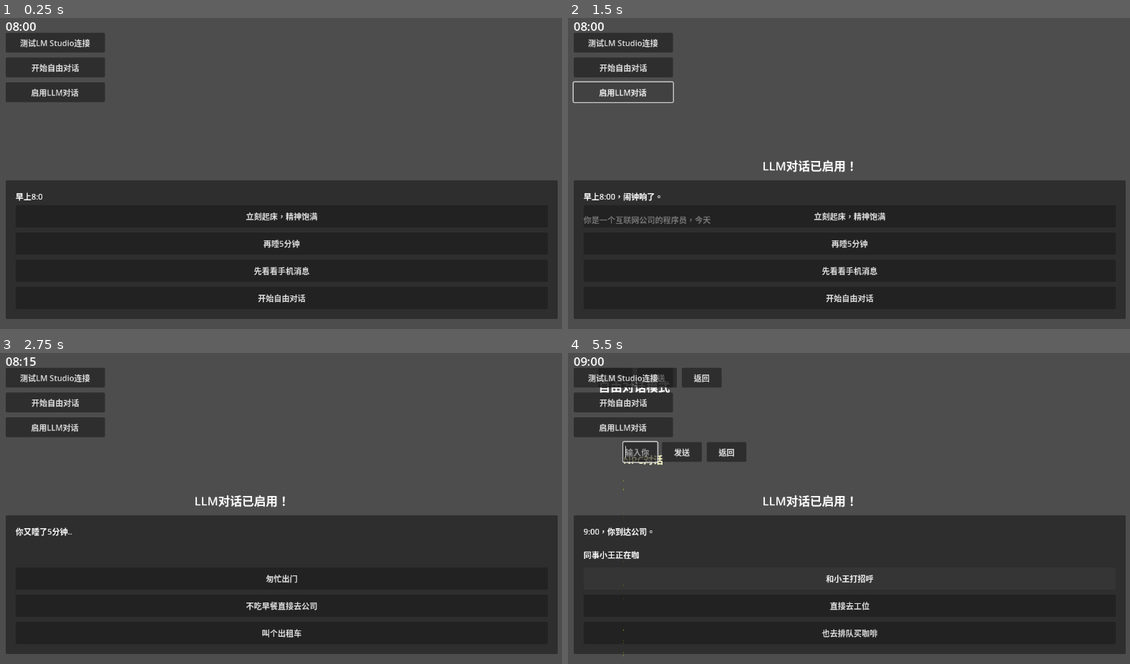
Above: before the commit, frames 1-4 (two rows, left to right).
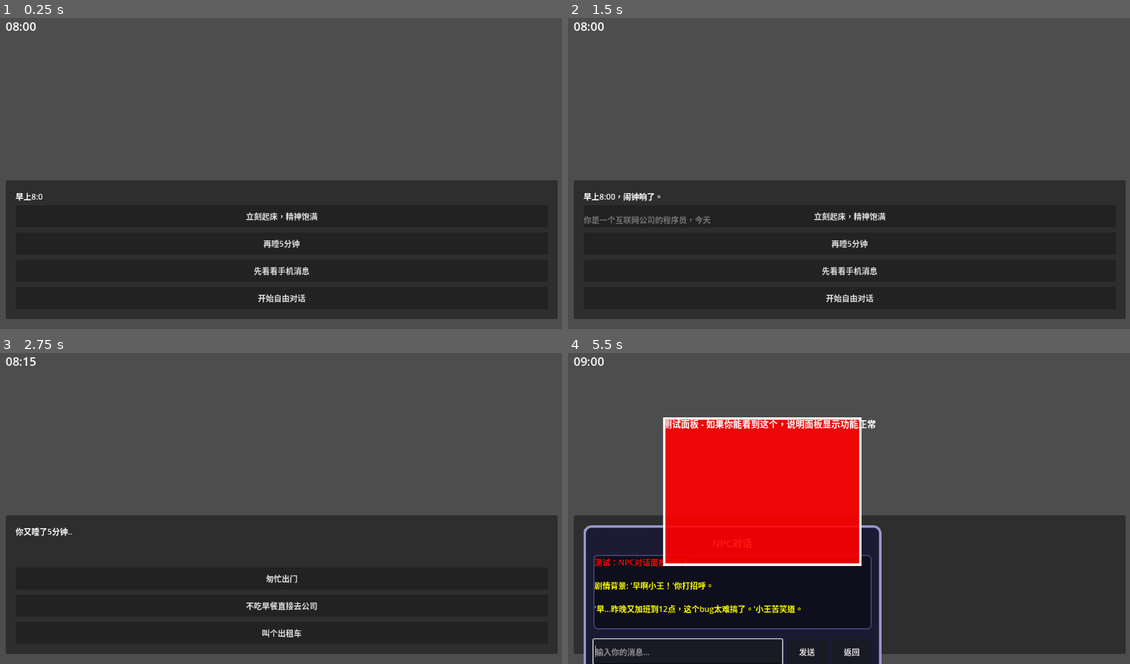
Above: after the commit, the same moments.

Repository: Garena544/godot_game_test
Game: Godot game, scene res://scenes/Main.tscn
Two runs of this game, one before a commit and one after it. Both use one fixed random seed, a clock stepped at 60 frames per second and the inputs below.
Inputs (mouse positions are in pixels of both pictures, inside the frame that each line leads up to):
- Up to frame 1 (0.25 s): no input
- Up to frame 2 (1.5 s): click (624, 42) at 0.5 s, where only the run before the commit has a clickable "测试LM Studio连接"; click (624, 92) at 1.25 s, where only the run before the commit has a clickable "启用LLM对话"
- Up to frame 3 (2.75 s): click "再睡5分钟" at 2 s
- Up to frame 4 (5.5 s): click (624, 402) at 2.75 s, where only the run before the commit has a clickable "开始自由对话"; click (624, 402) at 3.5 s, where only the run before the commit has a clickable "开始自由对话"; click "匆忙出门" at 4.25 s; click "和小王打招呼" at 5 s

The runs differ from the first frame. In frame 1, 3.2% of the frame differs, in the area x 1-19%, y 4-27%; in frame 2, 2.7%; in frame 3, 3.5%; in frame 4, 31%, in the area x 1-56%, y 4-100%.
Error before the commit: Invalid call. Nonexistent function 'tween_delay' in base 'Tween'. (res://scripts/UIManager.gd:715)

Commit message:
修复NPC对话显示问题：1. 删除测试按钮 2. 修复面板尺寸问题 3. 将NPC对话嵌入到主对话面板 4. 修复输入框遮挡问题 5. 优化对话流程

Diff:
--- a/scripts/DialogueManager.gd
+++ b/scripts/DialogueManager.gd
@@ -436,6 +436,7 @@
 				# 显示AI回复
 				var ui_manager = get_node("../UIManager")
 				print("调用UI管理器显示AI回复...")
+				print("UI管理器节点存在: ", ui_manager != null)
 				ui_manager.show_npc_ai_response(ai_message)
 
 				print("AI回复处理完成")
--- a/scripts/Main.gd
+++ b/scripts/Main.gd
@@ -21,14 +21,6 @@
 	# 强制显示对话
 	call_deferred("force_show_dialogue")
 
-	# 添加测试按钮到UI管理器
-	call_deferred("add_test_buttons")
-
-func add_test_buttons():
-	"""添加测试按钮到UI管理器"""
-	var ui_manager = get_node("UIManager")
-	ui_manager.add_test_buttons()
-
 func force_show_dialogue():
 	"""强制显示对话界面"""
 	print("强制显示对话界面")
--- a/scripts/UIManager.gd
+++ b/scripts/UIManager.gd
@@ -54,57 +54,6 @@
 	hide_inventory()
 
 	print("UIManager 初始化完成")
-
-func add_test_buttons():
-	"""添加测试按钮"""
-	print("添加测试按钮到UI管理器")
-
-	# 创建测试LM Studio按钮
-	var test_button = Button.new()
-	test_button.text = "测试LM Studio连接"
-	test_button.position = Vector2(20, 50)  # 降低位置
-	test_button.custom_minimum_size = Vector2(200, 40)
-	test_button.add_theme_font_size_override("font_size", 16)
-	test_button.connect("pressed", _on_test_lm_studio)
-	add_child(test_button)
-
-	# 创建自由对话按钮
-	var free_dialogue_button = Button.new()
-	free_dialogue_button.text = "开始自由对话"
-	free_dialogue_button.position = Vector2(20, 100)  # 降低位置
-	free_dialogue_button.custom_minimum_size = Vector2(200, 40)
-	free_dialogue_button.add_theme_font_size_override("font_size", 16)
-	free_dialogue_button.connect("pressed", _on_start_free_dialogue)
-	add_child(free_dialogue_button)
-
-	# 创建启用LLM对话按钮
-	var llm_dialogue_button = Button.new()
-	llm_dialogue_button.text = "启用LLM对话"
-	llm_dialogue_button.position = Vector2(20, 150)  # 降低位置
-	llm_dialogue_button.custom_minimum_size = Vector2(200, 40)
-	llm_dialogue_button.add_theme_font_size_override("font_size", 16)
-	llm_dialogue_button.connect("pressed", _on_enable_llm_dialogue)
-	add_child(llm_dialogue_button)
-
-	print("测试按钮已添加到UI管理器")
-
-func _on_test_lm_studio():
-	"""测试LM Studio连接"""
-	print("开始测试LM Studio连接...")
-	var test_script = load("res://scripts/LMStudioTest.gd").new()
-	get_parent().add_child(test_script)
-
-func _on_start_free_dialogue():
-	"""开始自由对话"""
-	print("开始自由对话...")
-	var dialogue_manager = get_parent().get_node("DialogueManager")
-	dialogue_manager.start_free_dialogue()
-
-func _on_enable_llm_dialogue():
-	"""启用LLM对话"""
-	print("启用LLM对话...")
-	var dialogue_manager = get_parent().get_node("DialogueManager")
-	dialogue_manager.enable_llm_dialogue()
 
 func create_free_dialogue_ui():
 	"""创建自由对话UI"""
@@ -201,58 +150,79 @@
 	"""创建独立NPC对话框"""
 	print("创建独立NPC对话框")
 
-	# 创建NPC对话面板
+	# 创建NPC对话面板 - 作为主对话面板的子组件
 	npc_dialogue_panel = Panel.new()
-	npc_dialogue_panel.anchors_preset = Control.PRESET_FULL_RECT
-	npc_dialogue_panel.offset_left = 100
-	npc_dialogue_panel.offset_top = 200  # 增加顶部偏移，避免与测试按钮重叠
-	npc_dialogue_panel.offset_right = -100
-	npc_dialogue_panel.offset_bottom = -100
+	# 使用相对于主对话面板的位置，确保不遮挡输入框
+	npc_dialogue_panel.position = Vector2(20, 20)
+	npc_dialogue_panel.custom_minimum_size = Vector2(600, 300)  # 减小高度，避免遮挡
 	npc_dialogue_panel.visible = false
-
-	# 设置面板样式
+	npc_dialogue_panel.z_index = 10  # 比主对话面板高，但比测试面板低
+
+	print("NPC对话面板基础属性设置完成")
+	print("面板位置: ", npc_dialogue_panel.position)
+	print("面板尺寸: ", npc_dialogue_panel.size)
+	print("面板最小尺寸: ", npc_dialogue_panel.custom_minimum_size)
+	print("面板层级: ", npc_dialogue_panel.z_index)
+
+	# 设置面板样式 - 使用更明显的背景色
 	var style_box = StyleBoxFlat.new()
-	style_box.bg_color = Color(0.05, 0.05, 0.1, 0.95)
-	style_box.border_width_left = 3
-	style_box.border_width_right = 3
-	style_box.border_width_top = 3
-	style_box.border_width_bottom = 3
-	style_box.border_color = Color(0.4, 0.4, 0.6)
+	style_box.bg_color = Color(0.1, 0.1, 0.2, 0.98)  # 更明显的背景色
+	style_box.border_width_left = 5
+	style_box.border_width_right = 5
+	style_box.border_width_top = 5
+	style_box.border_width_bottom = 5
+	style_box.border_color = Color(0.6, 0.6, 0.8)  # 更明显的边框色
 	style_box.corner_radius_top_left = 15
 	style_box.corner_radius_top_right = 15
 	style_box.corner_radius_bottom_left = 15
 	style_box.corner_radius_bottom_right = 15
 	npc_dialogue_panel.add_theme_stylebox_override("panel", style_box)
 
+	print("NPC对话面板创建完成，背景色: ", style_box.bg_color)
+
 	# 创建标题
 	var title_label = Label.new()
 	title_label.text = "NPC对话"
-	title_label.anchors_preset = Control.PRESET_TOP_WIDE
-	title_label.offset_left = 20
-	title_label.offset_top = 20
-	title_label.offset_right = -20
+	title_label.position = Vector2(20, 20)
+	title_label.size = Vector2(560, 30)
 	title_label.add_theme_font_size_override("font_size", 20)
 	title_label.horizontal_alignment = HORIZONTAL_ALIGNMENT_CENTER
 	title_label.modulate = Color(1.0, 1.0, 0.8)
 
-	# 创建对话文本区域
+	print("标题标签创建完成")
+
+	# 创建对话文本区域 - 减小高度
 	npc_dialogue_text = RichTextLabel.new()
-	npc_dialogue_text.anchors_preset = Control.PRESET_FULL_RECT
-	npc_dialogue_text.offset_left = 20
-	npc_dialogue_text.offset_top = 60
-	npc_dialogue_text.offset_right = -20
-	npc_dialogue_text.offset_bottom = -120
+	npc_dialogue_text.position = Vector2(20, 60)
+	npc_dialogue_text.size = Vector2(560, 150)  # 减小高度
 	npc_dialogue_text.bbcode_enabled = true
 	npc_dialogue_text.add_theme_font_size_override("font_size", 16)
 	npc_dialogue_text.fit_content = true
 	npc_dialogue_text.scroll_following = true
-
-	# 创建输入区域
+	npc_dialogue_text.scroll_active = true
+
+	# 设置文本区域的背景色
+	var text_style = StyleBoxFlat.new()
+	text_style.bg_color = Color(0.05, 0.05, 0.1, 0.9)
+	text_style.border_width_left = 2
+	text_style.border_width_right = 2
+	text_style.border_width_top = 2
+	text_style.border_width_bottom = 2
+	text_style.border_color = Color(0.3, 0.3, 0.5)
+	text_style.corner_radius_top_left = 8
+	text_style.corner_radius_top_right = 8
+	text_style.corner_radius_bottom_left = 8
+	text_style.corner_radius_bottom_right = 8
+	npc_dialogue_text.add_theme_stylebox_override("normal", text_style)
+
+	print("NPC对话文本区域创建完成")
+	print("文本区域位置: ", npc_dialogue_text.position)
+	print("文本区域尺寸: ", npc_dialogue_text.size)
+
+	# 创建输入区域 - 调整位置
 	npc_input_container = HBoxContainer.new()
-	npc_input_container.anchors_preset = Control.PRESET_BOTTOM_WIDE
-	npc_input_container.offset_left = 20
-	npc_input_container.offset_bottom = -20
-	npc_input_container.offset_right = -20
+	npc_input_container.position = Vector2(20, 230)  # 调整位置
+	npc_input_container.size = Vector2(560, 50)
 	npc_input_container.add_theme_constant_override("separation", 10)
 
 	# 创建输入框
@@ -281,13 +251,20 @@
 	npc_input_container.add_child(npc_send_button)
 	npc_input_container.add_child(npc_back_button)
 
+	print("输入区域创建完成")
+
 	# 添加所有组件到面板
 	npc_dialogue_panel.add_child(title_label)
+	print("标题标签已添加到面板")
 	npc_dialogue_panel.add_child(npc_dialogue_text)
+	print("文本区域已添加到面板")
 	npc_dialogue_panel.add_child(npc_input_container)
-
-	# 添加到场景
-	add_child(npc_dialogue_panel)
+	print("输入区域已添加到面板")
+
+	# 添加到主对话面板，而不是直接添加到场景
+	dialogue_panel.add_child(npc_dialogue_panel)
+	print("NPC对话面板已添加到主对话面板")
+	print("面板子节点数量: ", npc_dialogue_panel.get_child_count())
 
 	print("独立NPC对话框创建完成")
 
@@ -310,39 +287,112 @@
 	"""显示NPC对话界面"""
 	print("显示NPC对话界面，上下文：", context)
 
+	# 检查NPC对话文本对象是否存在
+	if npc_dialogue_text == null:
+		print("错误：npc_dialogue_text对象为空，重新创建NPC对话UI")
+		create_npc_dialogue_ui()
+
+	# 不隐藏主对话界面，而是嵌入到其中
+	# hide_dialogue()  # 注释掉这行
+
+	# 隐藏主对话面板的选择按钮，避免遮挡输入框
+	if choice_container != null:
+		choice_container.hide()
+		print("隐藏主对话选择按钮")
+
+	# 创建测试面板
+	var test_panel = create_test_panel()
+
 	# 清空对话文本
-	npc_dialogue_text.text = ""
-
-	# 添加剧情背景
-	add_npc_context_message(context)
-
-	# 显示NPC对话面板
-	npc_dialogue_panel.show()
-	npc_message_input.grab_focus()
-
-	print("NPC对话界面已显示")
+	if npc_dialogue_text != null:
+		npc_dialogue_text.text = ""
+		print("清空NPC对话文本成功")
+
+		# 添加测试文本，确保面板可见
+		npc_dialogue_text.text = "[color=red]测试：NPC对话面板已显示[/color]\n\n"
+		print("添加测试文本到NPC对话面板")
+
+		# 添加剧情背景
+		add_npc_context_message(context)
+
+		# 显示NPC对话面板
+		npc_dialogue_panel.show()
+		print("NPC对话面板显示状态: ", npc_dialogue_panel.visible)
+		print("NPC对话面板位置: ", npc_dialogue_panel.position)
+		print("NPC对话面板尺寸: ", npc_dialogue_panel.size)
+		print("NPC对话面板层级: ", npc_dialogue_panel.z_index)
+		print("NPC对话文本内容: ", npc_dialogue_text.text)
+		print("NPC对话面板子节点数量: ", npc_dialogue_panel.get_child_count())
+
+		# 检查所有子节点的可见性
+		for i in range(npc_dialogue_panel.get_child_count()):
+			var child = npc_dialogue_panel.get_child(i)
+			print("子节点 ", i, " 类型: ", child.get_class(), " 可见性: ", child.visible)
+
+		npc_message_input.grab_focus()
+
+		# 确保面板在最前面 - 使用move_to_front()而不是raise()
+		npc_dialogue_panel.move_to_front()
+
+		# 强制更新面板
+		npc_dialogue_panel.queue_redraw()
+
+		print("NPC对话界面已显示")
+
+		# 3秒后移除测试面板
+		await get_tree().create_timer(3.0).timeout
+		test_panel.queue_free()
+		print("测试面板已移除")
+	else:
+		print("错误：无法创建NPC对话文本对象")
 
 func add_npc_context_message(context: String):
 	"""添加NPC对话的剧情背景"""
-	var context_text = "[color=yellow]剧情背景: " + context + "[/color]\n\n"
-	npc_dialogue_text.text += context_text
+	if npc_dialogue_text != null:
+		var context_text = "[color=yellow]剧情背景: " + context + "[/color]\n\n"
+		npc_dialogue_text.text += context_text
+	else:
+		print("错误：npc_dialogue_text为空，无法添加剧情背景")
 
 func add_npc_user_message(message: String):
 	"""添加用户消息到NPC对话"""
-	var user_text = "[color=cyan]你: " + message + "[/color]\n\n"
-	npc_dialogue_text.text += user_text
-	print("添加用户消息到NPC对话: ", message)
+	if npc_dialogue_text != null:
+		var user_text = "[color=cyan]你: " + message + "[/color]\n\n"
+		npc_dialogue_text.text += user_text
+		print("添加用户消息到NPC对话: ", message)
+	else:
+		print("错误：npc_dialogue_text为空，无法添加用户消息")
 
 func add_npc_ai_message(message: String):
 	"""添加AI回复到NPC对话"""
-	var ai_text = "[color=orange]NPC: " + message + "[/color]\n\n"
-	npc_dialogue_text.text += ai_text
-	print("添加AI回复到NPC对话: ", message)
+	if npc_dialogue_text != null:
+		var ai_text = "[color=orange]NPC: " + message + "[/color]\n\n"
+		npc_dialogue_text.text += ai_text
+		print("添加AI回复到NPC对话: ", message)
+
+		# 确保文本区域滚动到底部
+		await get_tree().process_frame
+		npc_dialogue_text.scroll_to_line(npc_dialogue_text.get_line_count() - 1)
+	else:
+		print("错误：npc_dialogue_text为空，无法添加AI回复")
 
 func hide_npc_dialogue():
 	"""隐藏NPC对话界面"""
 	npc_dialogue_panel.hide()
 	print("隐藏NPC对话界面")
+
+	# 重新显示主对话面板的选择按钮
+	if choice_container != null:
+		choice_container.show()
+		print("重新显示主对话选择按钮")
+
+	# 不需要重新显示主对话界面，因为它一直都在
+	# 只需要确保主对话面板是可见的
+	if dialogue_panel != null:
+		dialogue_panel.show()
+		print("主对话面板保持可见")
+	else:
+		print("错误：主对话面板为空")
 
 func hide_free_dialogue():
 	"""隐藏自由对话界面"""
@@ -545,7 +595,28 @@
 func show_npc_ai_response(response: String):
 	"""显示NPC对话的AI回复"""
 	print("显示NPC对话AI回复: ", response)
+
+	if npc_dialogue_panel != null:
+		print("NPC对话面板可见性: ", npc_dialogue_panel.visible)
+	else:
+		print("错误：npc_dialogue_panel为空")
+
+	if npc_dialogue_text != null:
+		print("NPC对话文本内容长度: ", npc_dialogue_text.text.length())
+	else:
+		print("错误：npc_dialogue_text为空")
+
 	add_npc_ai_message(response)
+
+	if npc_dialogue_text != null:
+		print("AI回复添加完成，当前文本长度: ", npc_dialogue_text.text.length())
+	else:
+		print("错误：npc_dialogue_text为空，无法获取文本长度")
+
+	if npc_dialogue_panel != null:
+		print("NPC对话面板仍然可见: ", npc_dialogue_panel.visible)
+	else:
+		print("错误：npc_dialogue_panel为空")
 
 func _on_npc_message_submitted(text: String):
 	"""处理NPC对话消息提交"""
@@ -831,3 +902,41 @@
 	style_box.corner_radius_bottom_left = 10
 	style_box.corner_radius_bottom_right = 10
 	return style_box
+
+func create_test_panel():
+	"""创建测试面板来验证显示功能"""
+	print("创建测试面板...")
+
+	# 创建一个简单的测试面板
+	var test_panel = Panel.new()
+	test_panel.anchors_preset = Control.PRESET_CENTER
+	test_panel.custom_minimum_size = Vector2(400, 300)
+	test_panel.position = Vector2(200, 150)
+	test_panel.z_index = 1000  # 确保在最前面
+
+	# 设置明显的背景色
+	var style_box = StyleBoxFlat.new()
+	style_box.bg_color = Color(1.0, 0.0, 0.0, 0.9)  # 红色背景
+	style_box.border_width_left = 5
+	style_box.border_width_right = 5
+	style_box.border_width_top = 5
+	style_box.border_width_bottom = 5
+	style_box.border_color = Color(1.0, 1.0, 1.0)  # 白色边框
+	test_panel.add_theme_stylebox_override("panel", style_box)
+
+	# 创建测试标签
+	var test_label = Label.new()
+	test_label.text = "测试面板 - 如果你能看到这个，说明面板显示功能正常"
+	test_label.anchors_preset = Control.PRESET_CENTER
+	test_label.add_theme_font_size_override("font_size", 18)
+	test_label.horizontal_alignment = HORIZONTAL_ALIGNMENT_CENTER
+	test_label.modulate = Color(1.0, 1.0, 1.0)
+
+	# 添加组件到面板
+	test_panel.add_child(test_label)
+
+	# 添加到场景
+	add_child(test_panel)
+
+	print("测试面板已创建")
+	return test_panel
